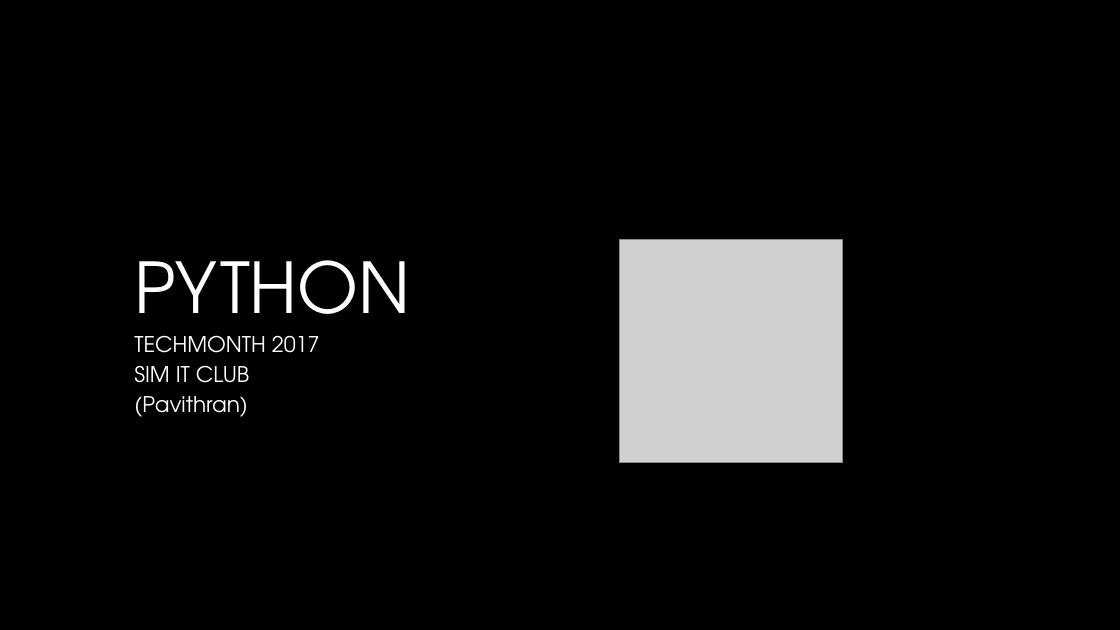
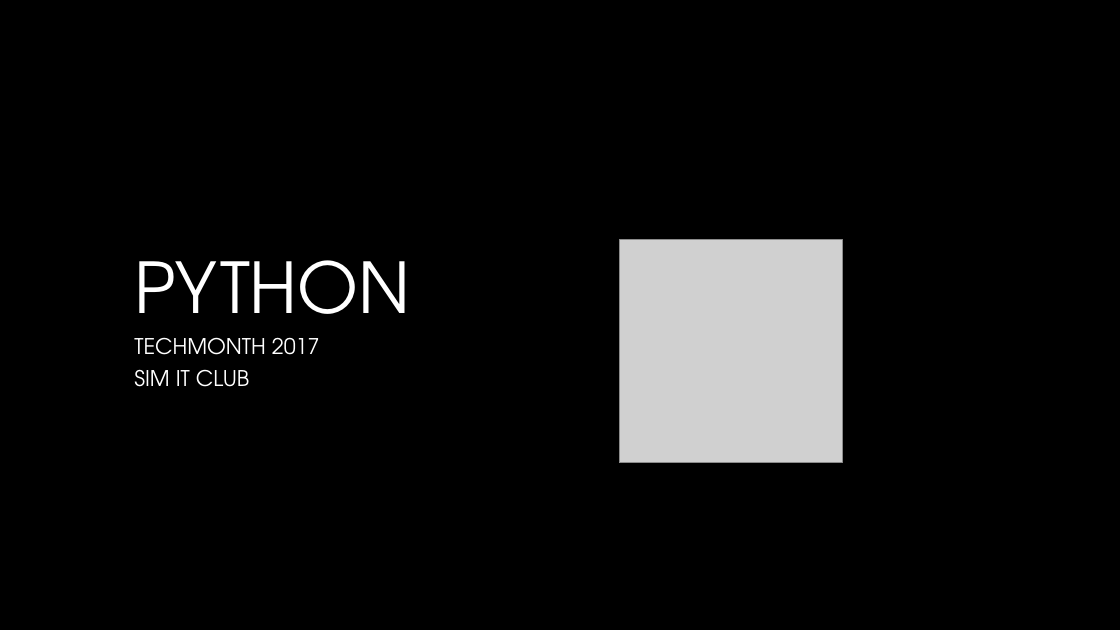
Before and after one commit to SIMITClub/tech-month-2017, a slide deck: slide 1 of python/Python basics.pptx. Drawn at 1120x630 pixels with LibreOffice and Linux fonts; fonts in the diff are those of the drawing; grey boxes stand for pictures; background and template pictures are left out. Boxes give left, top, right and bottom in pixels: in the first picture for what was removed or moved away, otherwise in the second. Text is boxed around its words. In the diff, an @@ line names an element or a change of style, - is before the commit and + after.

```diff
--- a/python/Python basics.pptx
+++ b/python/Python basics.pptx
@@ subtitle "TECHMONTH 2017" at [134,337,320,387]: line spacing 0.7 to 0.8 @@
@@ subtitle at [134,396,248,417]: paragraph removed @@
-(Pavithran)
```
